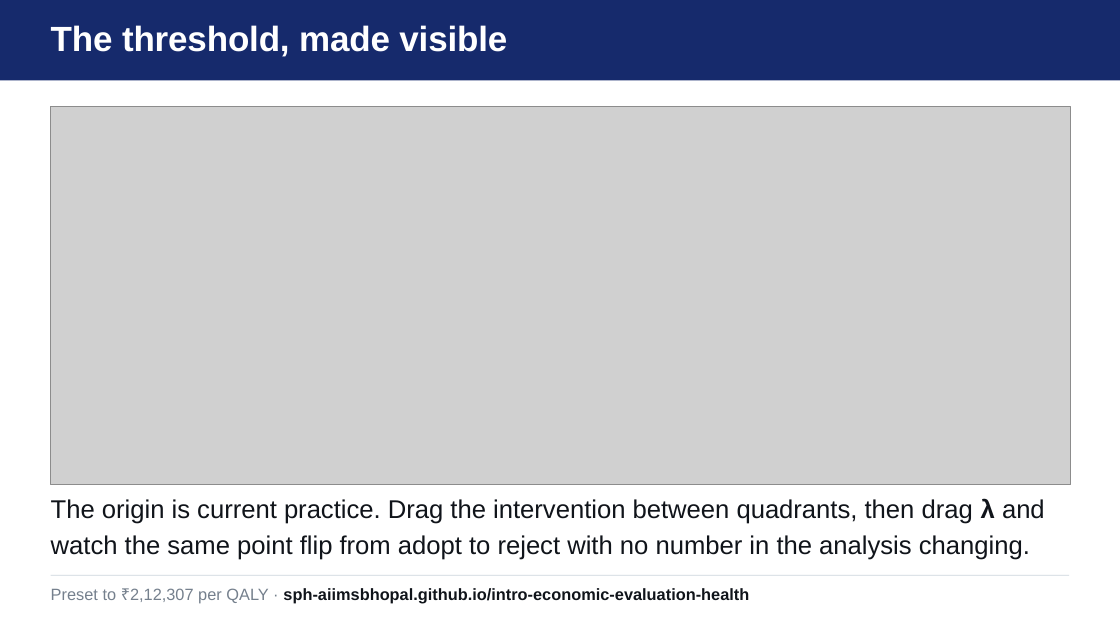
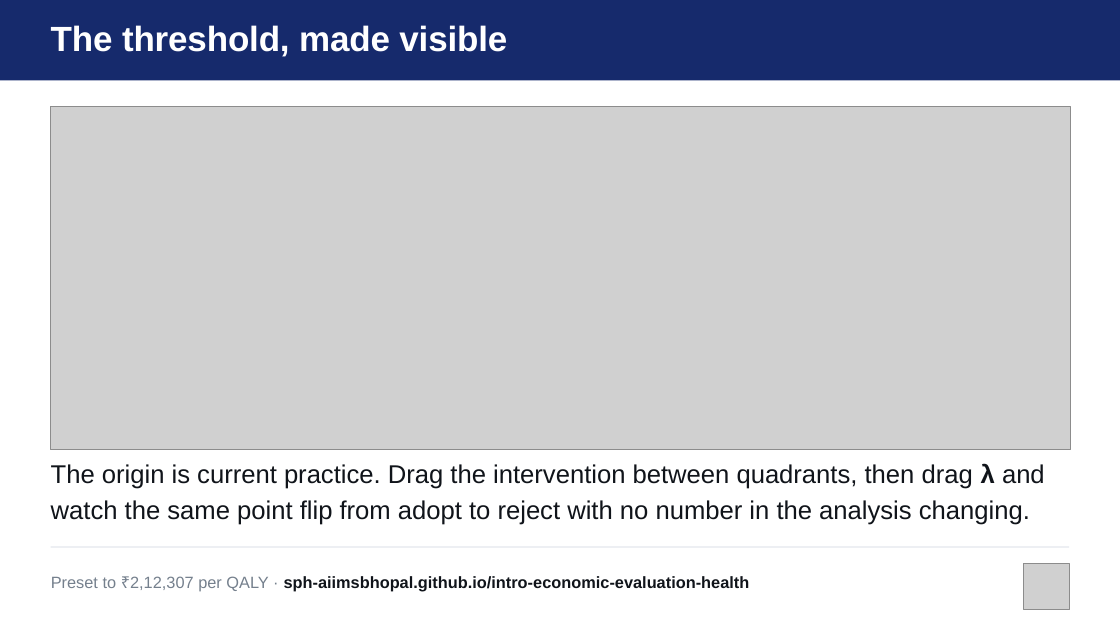
Before and after one commit to sph-aiimsbhopal/intro-economic-evaluation-health, a slide deck: slide 20 of slides/block2.pptx. Drawn at 1120x630 pixels with LibreOffice and Linux fonts; fonts in the diff are those of the drawing; grey boxes stand for pictures. Boxes give left, top, right and bottom in pixels: in the first picture for what was removed or moved away, otherwise in the second. Text is boxed around its words. In the diff, an @@ line names an element or a change of style, - is before the commit and + after.

```diff
--- a/slides/block2.pptx
+++ b/slides/block2.pptx
@@ picture resized from (x1=50, y1=107, x2=1071, y2=485) to (x1=50, y1=107, x2=1071, y2=450) @@
@@ text "The origin is current practice. ..." moved from (x1=51, y1=498, x2=1045, y2=560) to (x1=51, y1=463, x2=1045, y2=525) @@
@@ rectangle moved from (x1=50, y1=575, x2=1069, y2=576) to (x1=50, y1=547, x2=1069, y2=548) @@
@@ picture added at (x1=1024, y1=564, x2=1070, y2=609) @@
@@ text "Preset to ₹2,12,307 per QALY ..." moved from (x1=51, y1=588, x2=749, y2=604) to (x1=51, y1=576, x2=750, y2=592) @@
```
Also in this commit, not shown: 20 other files.
